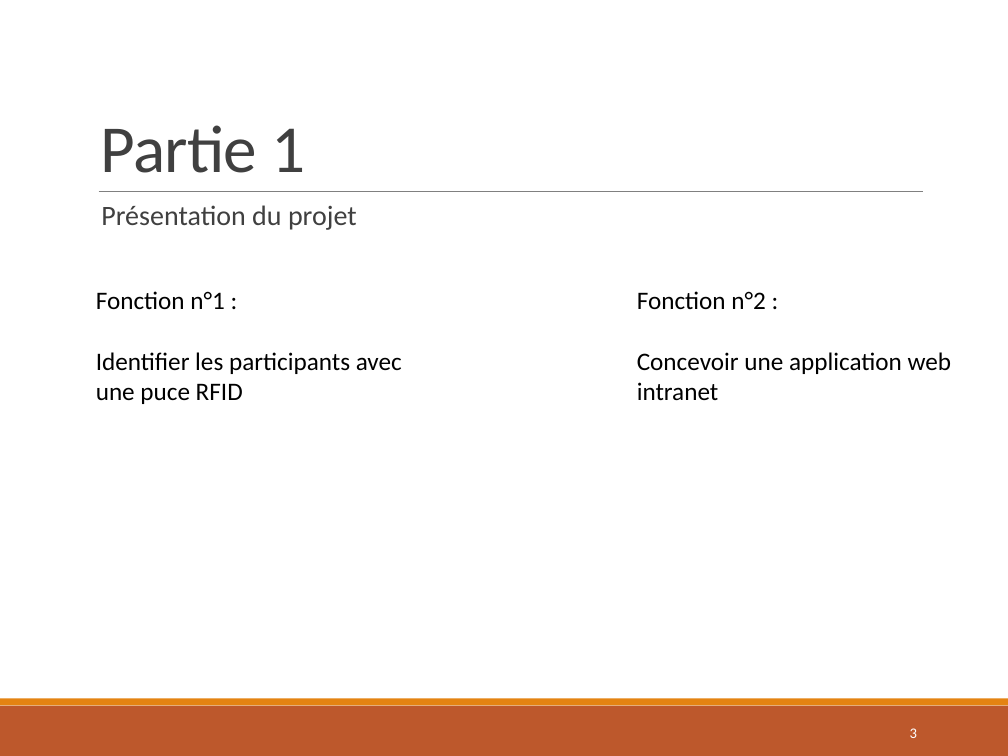
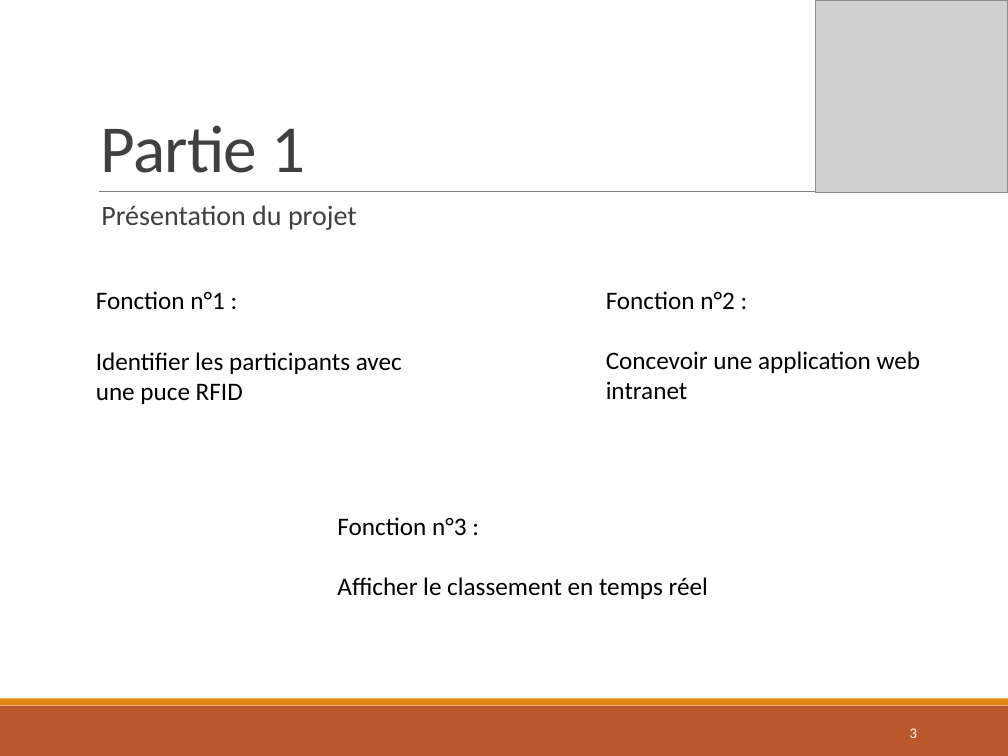
Before and after one commit to Colbert1/Projet_CrossLaPro, a slide deck: slide 3 of Ressources/Presentation_Projet_CrossLaPro_E3_Danel.pptx. Drawn at 1008x756 pixels with LibreOffice and Linux fonts; fonts in the diff are those of the drawing; grey boxes stand for pictures. Boxes give left, top, right and bottom in pixels: in the first picture for what was removed or moved away, otherwise in the second. Text is boxed around its words. In the diff, an @@ line names an element or a change of style, - is before the commit and + after.

```diff
--- a/Ressources/Presentation_Projet_CrossLaPro_E3_Danel.pptx
+++ b/Ressources/Presentation_Projet_CrossLaPro_E3_Danel.pptx
@@ picture added at (815, 0, 1008, 193) @@
@@ text "Fonction n°2 :": place and size @@
-text "Fonction n°2 :" at (637, 291, 952, 401)
+text "Fonction n°2 :" at (606, 291, 921, 400)
@@ text added at (337, 517, 708, 599), 18 pt, text #000000 @@
+Fonction n°3 :
+Afficher le classement en temps réel
```
Also in this commit, not shown: 12 other slides changed, 12 slides added, 1 slide removed, 10 other files.
